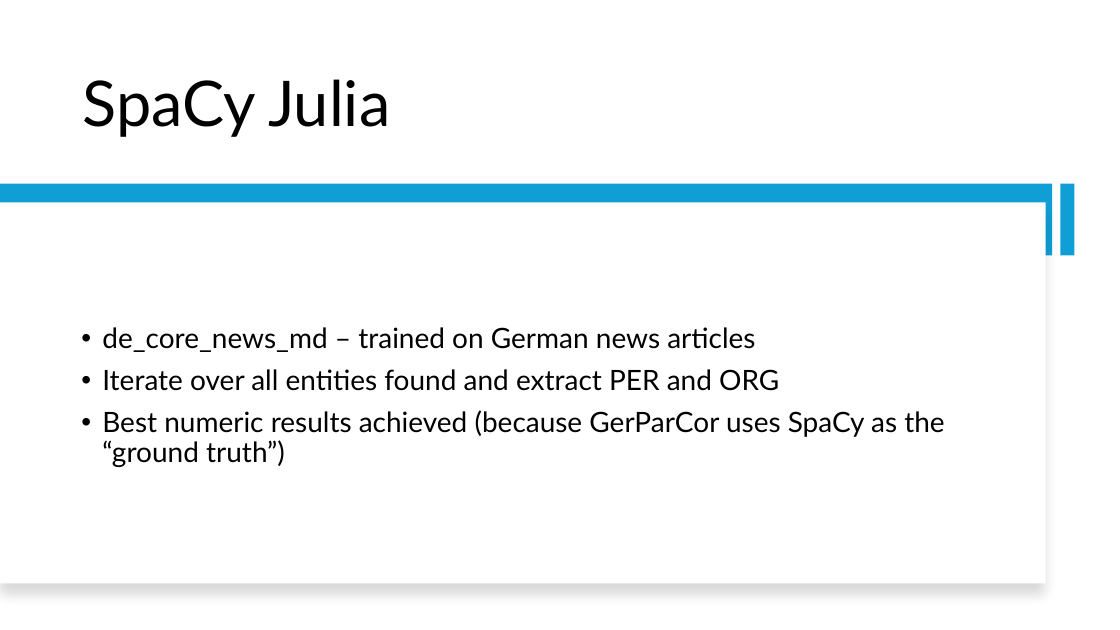
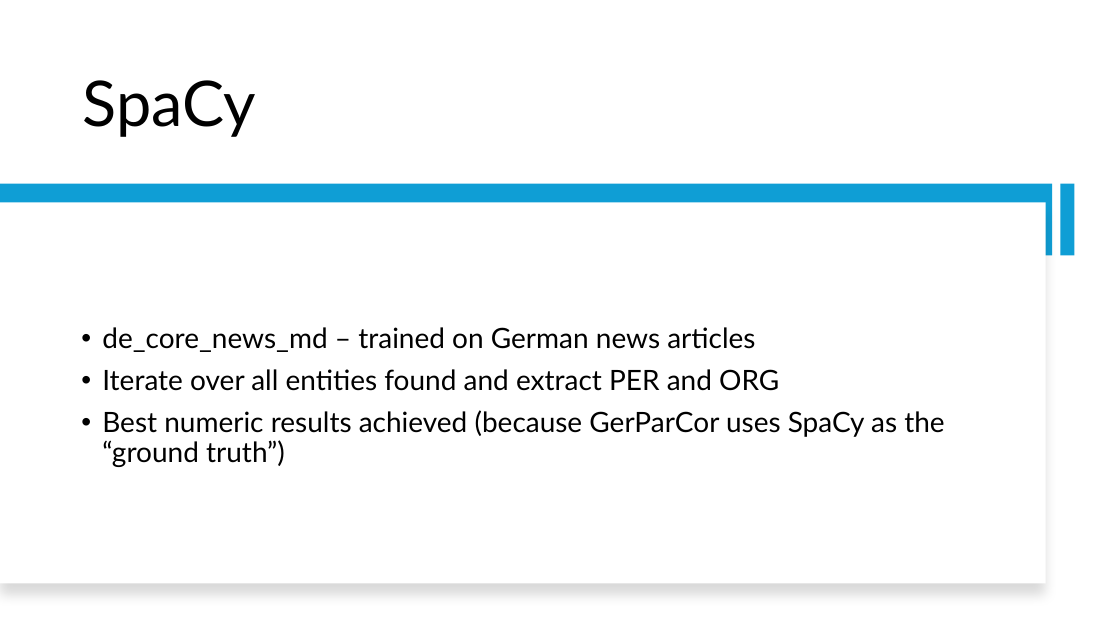
Before and after one commit to kiliankoeck/NLP, a slide deck: slide 7 of NLP-Group18.pptx. Drawn at 1120x630 pixels with LibreOffice and Linux fonts; fonts in the diff are those of the drawing. Boxes give left, top, right and bottom in pixels: in the first picture for what was removed or moved away, otherwise in the second. Text is boxed around its words. In the diff, an @@ line names an element or a change of style, - is before the commit and + after.

```diff
--- a/NLP-Group18.pptx
+++ b/NLP-Group18.pptx
@@ title at (x1=83, y1=80, x2=256, y2=137): text changed @@
-SpaCy Julia
+SpaCy
```
Also in this commit, not shown: 3 other slides changed.
